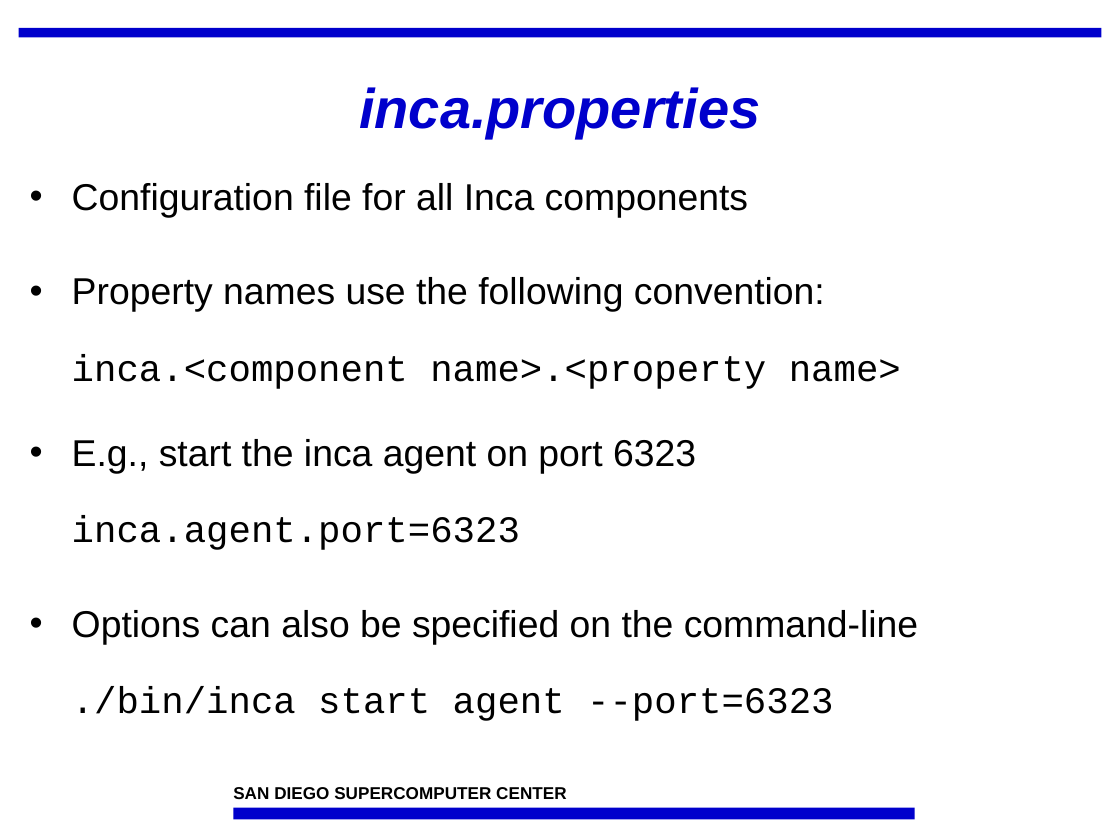
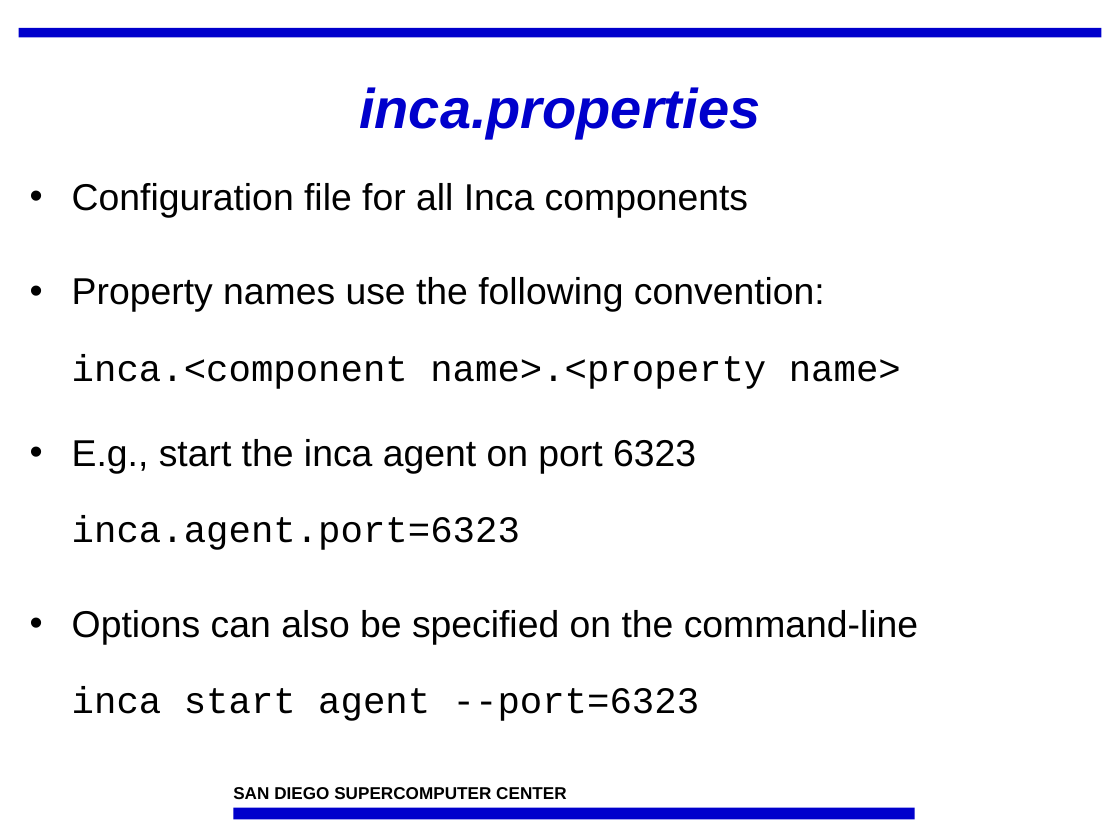
Before and after one commit to IncaProject/inca-xsede, a slide deck: slide 3 of talks/feb-06-workshop/deploy1.ppt. Drawn at 1120x840 pixels with LibreOffice and Linux fonts; fonts in the diff are those of the drawing; background and template pictures are left out. Boxes give left, top, right and bottom in pixels: in the first picture for what was removed or moved away, otherwise in the second. Text is boxed around its words. In the diff, an @@ line names an element or a change of style, - is before the commit and + after.

Commit message:
minor changes

```diff
--- a/talks/feb-06-workshop/deploy1.ppt
+++ b/talks/feb-06-workshop/deploy1.ppt
@@ text at (x1=72, y1=610, x2=919, y2=721): text changed @@
-• Options can also be specified on the command-line
-  ./bin/inca start agent --port=6323
+• Options can also be specified on the command-line
+  inca start agent --port=6323
```
Also in this commit, not shown: 2 other slides changed.
